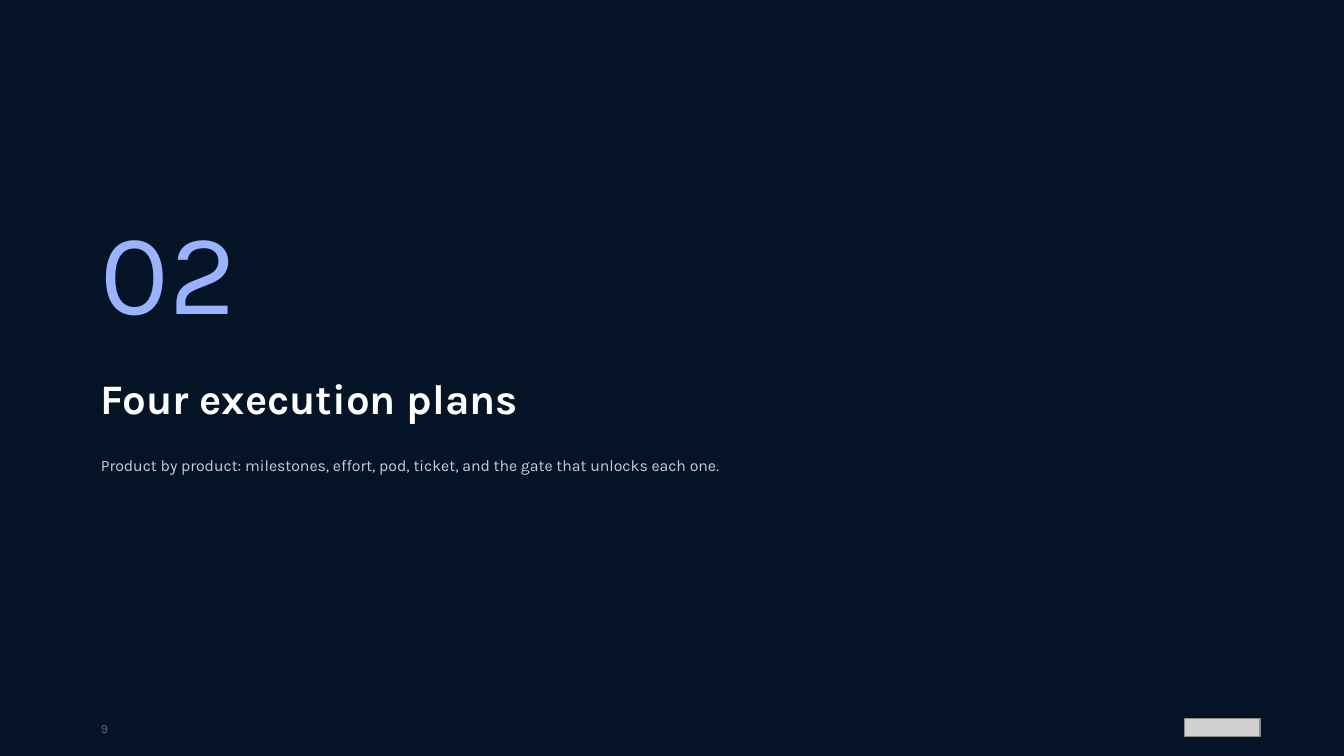
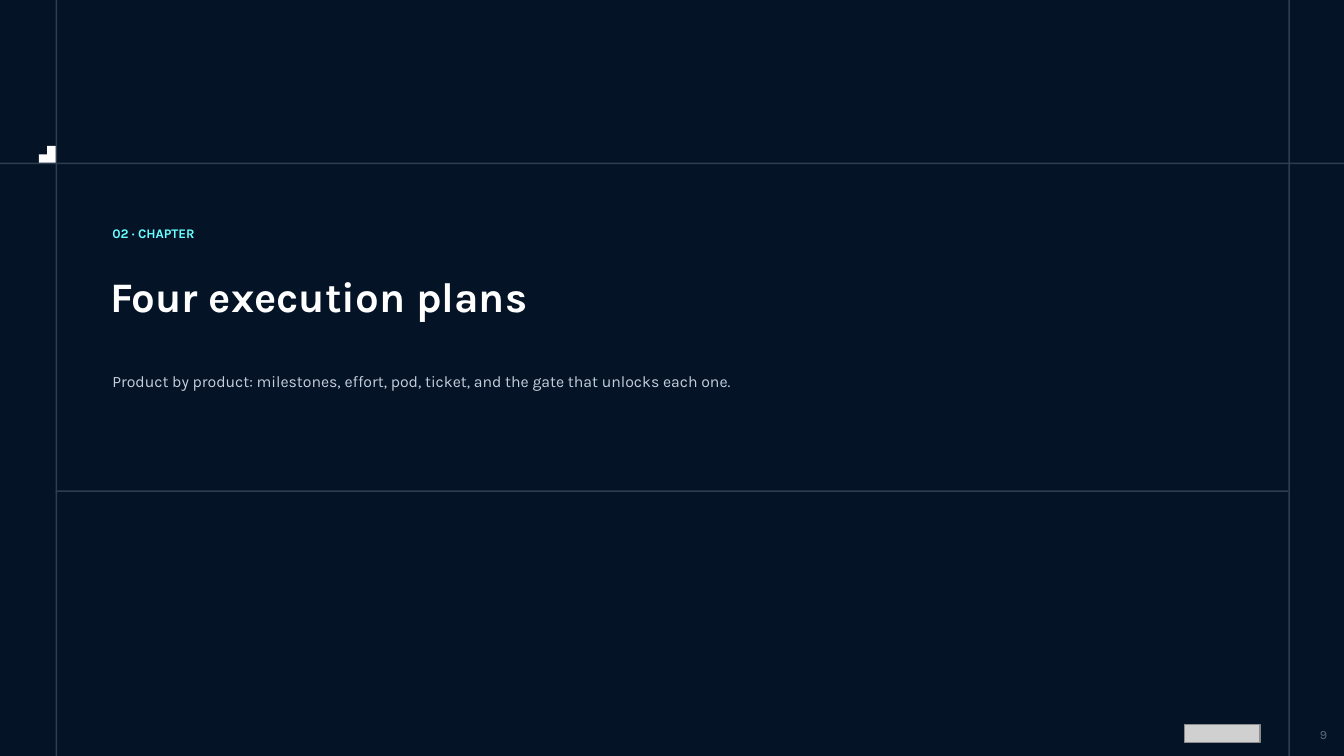
Before and after one commit to shyammohan160489-sys/value-consulting-agents, a slide deck: slide 9 of presentations/product-factory/Product_Factory_Execution_Plan_Exhibit.pptx. Drawn at 1344x756 pixels with LibreOffice and Linux fonts; fonts in the diff are those of the drawing; grey boxes stand for pictures. Boxes give left, top, right and bottom in pixels: in the first picture for what was removed or moved away, otherwise in the second. Text is boxed around its words. In the diff, an @@ line names an element or a change of style, - is before the commit and + after.

```diff
--- a/presentations/product-factory/Product_Factory_Execution_Plan_Exhibit.pptx
+++ b/presentations/product-factory/Product_Factory_Execution_Plan_Exhibit.pptx
@@ rectangle added at [55,0,56,756], fill #2E3D52 @@
@@ rectangle added at [1289,0,1290,756], fill #2E3D52 @@
@@ rectangle added at [47,146,55,163], fill #FFFFFF @@
@@ rectangle added at [0,162,1344,163], fill #2E3D52 @@
@@ rectangle added at [39,154,47,162], fill #FFFFFF @@
@@ text at [112,229,195,238]: text changed; size 82.5 to 9.4 pt; text colour #99B3FF to #69FEFF; bold on @@
-02
+02 · CHAPTER
@@ text "Four execution plans": place and size @@
-text "Four execution plans" at [101,384,518,424]
+text "Four execution plans" at [110,282,527,322]
@@ text "Product by product: milestones, effort, ...": place and size @@
-text "Product by product: milestones, effort, ..." at [101,460,719,475]
+text "Product by product: milestones, effort, ..." at [112,376,730,391]
@@ rectangle added at [55,490,1289,491], fill #2E3D52 @@
@@ picture: place and size @@
-picture at [1185,718,1260,736]
+picture at [1185,725,1260,743]
@@ page number: place and size @@
-page number at [101,725,108,733]
+page number at [1320,731,1327,739]
@@ page number at [1320,731,1327,739]: alignment left to right; line spacing 1.15 to 1 @@
```
Also in this commit, not shown: 19 other slides changed, 2 other files.
